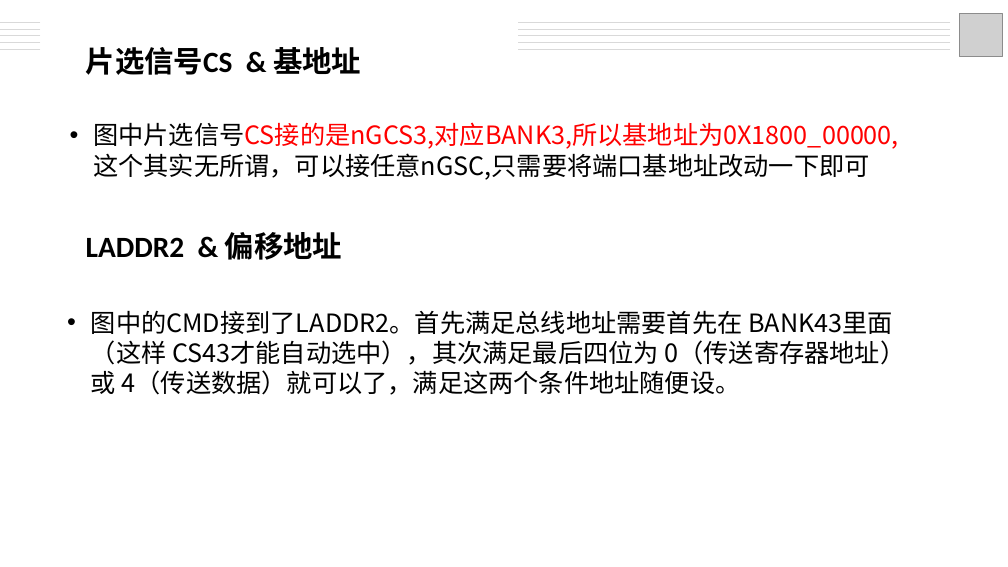
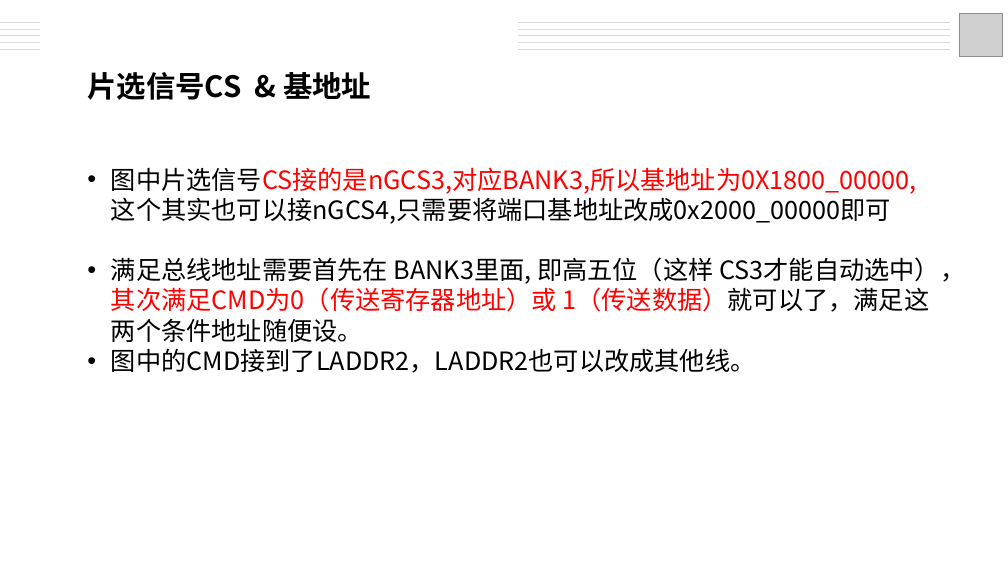
Before and after one commit to deswinteil/Car-anti-theft-system-design, a slide deck: slide 3 of ppt/6.pptx. Drawn at 1008x567 pixels with LibreOffice and Linux fonts; fonts in the diff are those of the drawing; grey boxes stand for pictures. Boxes give left, top, right and bottom in pixels: in the first picture for what was removed or moved away, otherwise in the second. Text is boxed around its words. In the diff, an @@ line names an element or a change of style, - is before the commit and + after.

Commit message:
add ppt.

```diff
--- a/ppt/6.pptx
+++ b/ppt/6.pptx
@@ text removed at [86,47,361,75] @@
-片选信号CS & 基地址
@@ text at [87,72,965,373]: text changed @@
-• 图中片选信号CS接的是nGCS3,对应BANK3,所以基地址为0X1800_00000,这个其实无所谓，可以接任意nGSC,只需要将端口基地址改动一下即可
+片选信号CS & 基地址
+• 图中片选信号CS接的是nGCS3,对应BANK3,所以基地址为0X1800_00000,这个其实也可以接nGCS4,只需要将端口基地址改成0x2000_00000即可
+• 满足总线地址需要首先在 BANK3里面, 即高五位（这样 CS3才能自动选中），其次满足CMD为0（传送寄存器地址）或 1（传送数据）就可以了，满足这两个条件地址随便设。
+• 图中的CMD接到了LADDR2，LADDR2也可以改成其他线。
@@ text removed at [86,232,342,260] @@
-LADDR2 & 偏移地址
@@ text removed at [91,310,906,395] @@
-• 图中的CMD接到了LADDR2。首先满足总线地址需要首先在 BANK43里面（这样 CS43才能自动选中），其次满足最后四位为 0（传送寄存器地址）或 4（传送数据）就可以了，满足这两个条件地址随便设。
```
Also in this commit, not shown: 3 other slides changed, 1 other file.
